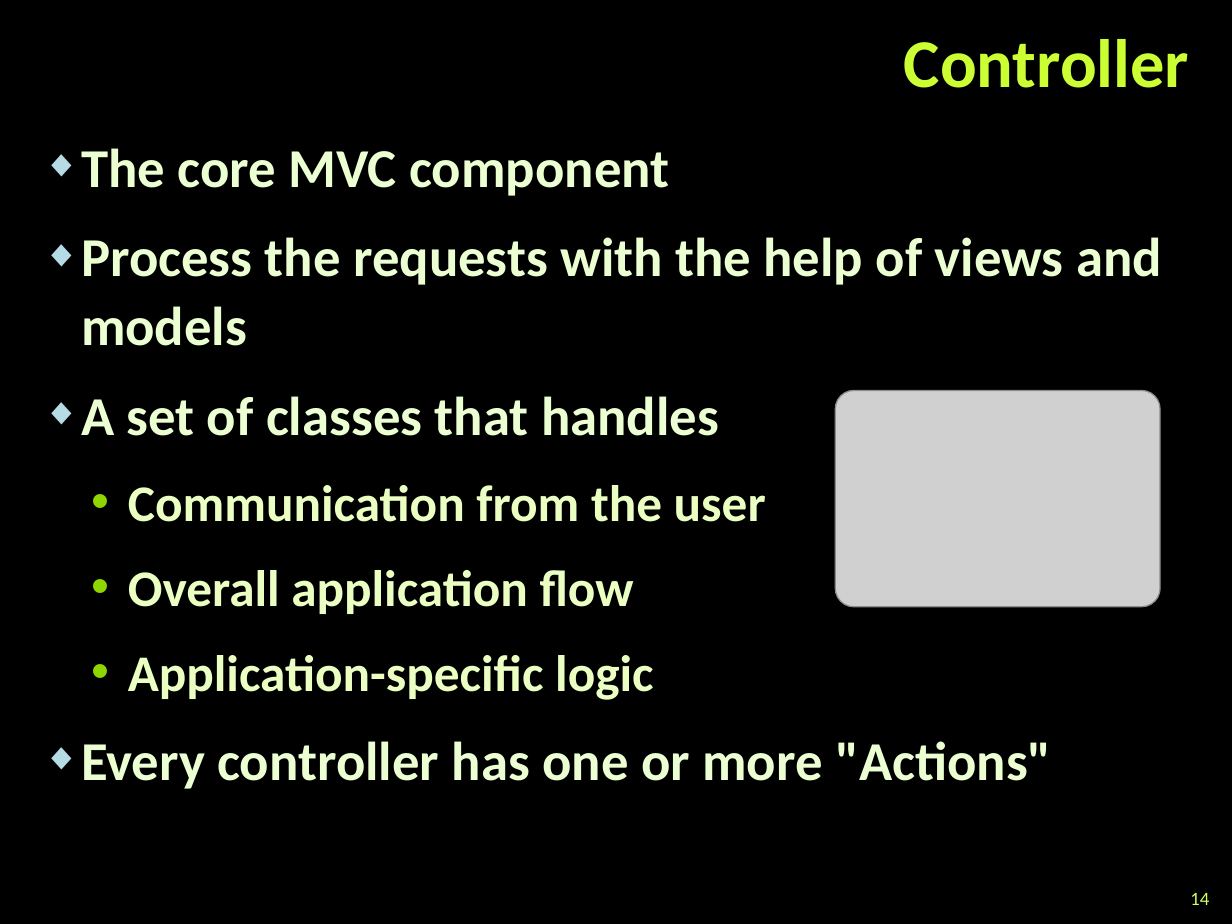
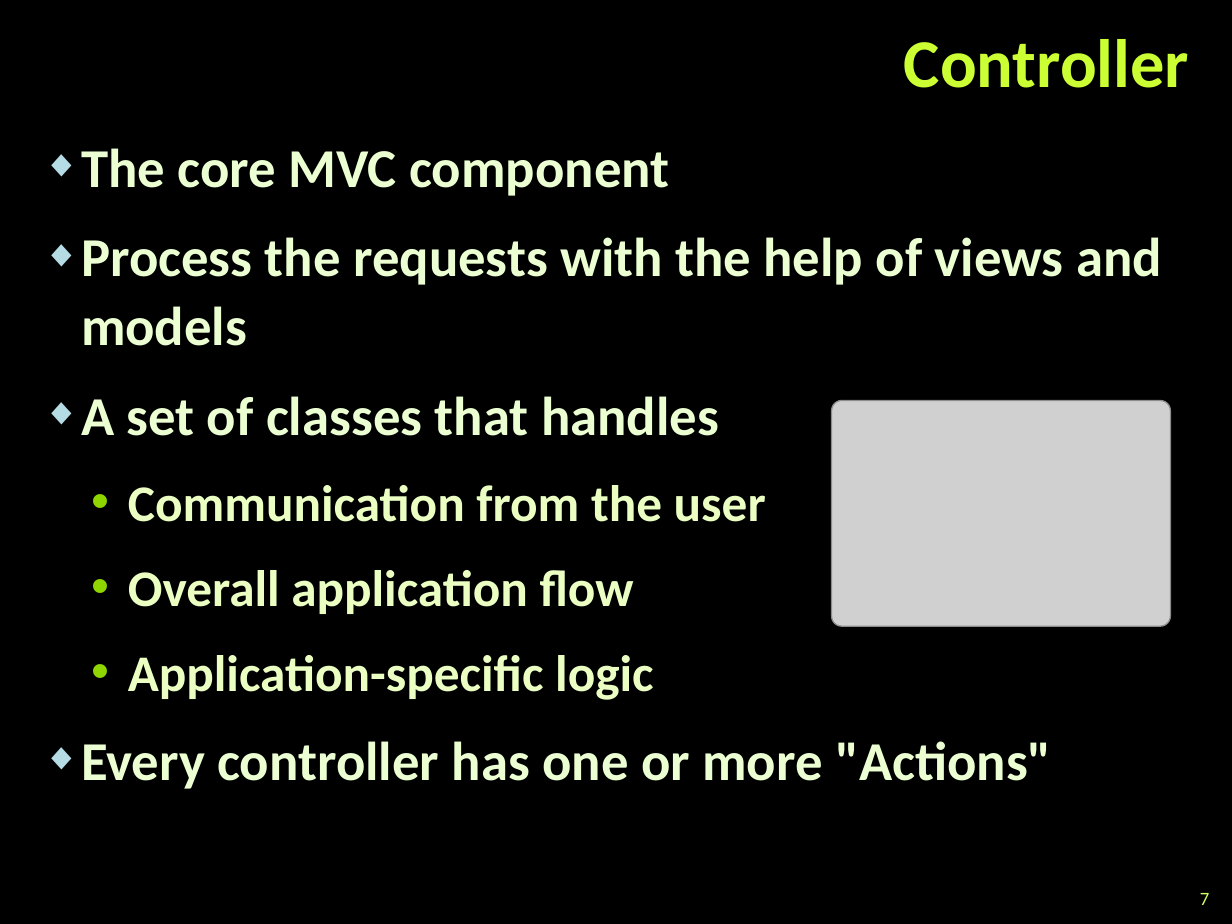
Before and after one commit to TelerikAcademy/ASP.NET-MVC, a slide deck: slide 7 of 01. Introduction-to-ASP.NET-MVC/Introduction to ASP.NET MVC.pptx (slide 14 before the commit). Drawn at 1232x924 pixels with LibreOffice and Linux fonts; fonts in the diff are those of the drawing; grey boxes stand for pictures; background and template pictures are left out. Boxes give left, top, right and bottom in pixels: in the first picture for what was removed or moved away, otherwise in the second. Text is boxed around its words. In the diff, an @@ line names an element or a change of style, - is before the commit and + after.

```diff
--- a/01. Introduction-to-ASP.NET-MVC/Introduction to ASP.NET MVC.pptx
+++ b/01. Introduction-to-ASP.NET-MVC/Introduction to ASP.NET MVC.pptx
@@ picture: place and size @@
-picture at (835,391,1161,607)
+picture at (832,400,1170,626)
@@ page number at (1200,893,1210,905): text changed @@
-14
+7
```
Also in this commit, not shown: 3 other slides changed, 7 slides removed.
